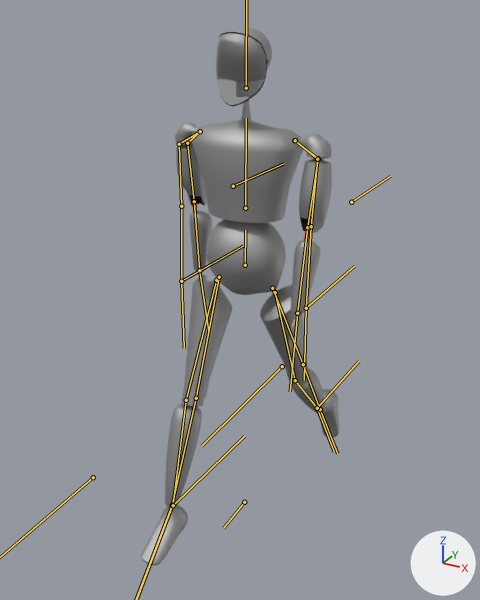
Renders of the glTF model Assets/Android/Android.glb from each side of a commit.
Both versions are drawn from a camera (50 mm lens) standing at (1.002, -1.861, 1.807) and looking at (-0.036, 0.026, 0.863). Lighting does not change. The marker at lower right points along +X, +Y and +Z. Both versions are drawn at frame 19 of the action 'Android-walking'; the numbers are the values there. The bones that bend it are drawn over the model as lines.

The first picture shows 'LOD0.001'.
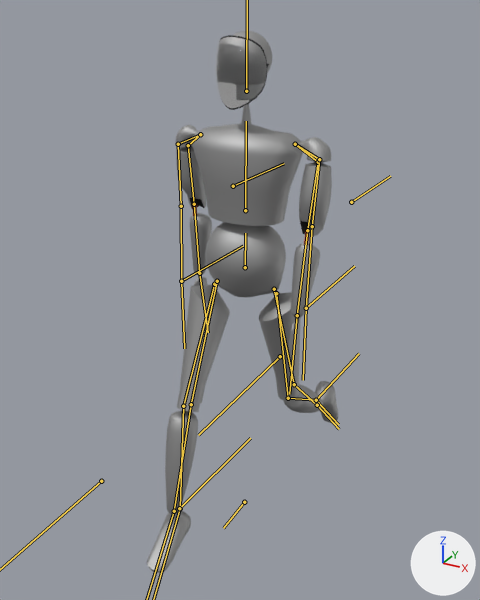
The change, as a list of edits to the scene's bpy script:
```text
Change bone_torso_root:
    where bone_torso_root = bpy.data.objects['android_armature'].pose.bones['torso-root']  # child of 'root'
    bone_torso_root.location: (0.0, 0.0, 0.0) -> (0.0, -0.01, 0.0)
    bone_torso_root.rotation_quaternion: (1.0, 0.0, 0.0, 0.0) -> (0.998, 0.0, 0.07, 0.0)  # degrees (0, 0, 0) -> degrees (0, 8, 0)
Change bone_torso_chest:
    where bone_torso_chest = bpy.data.objects['android_armature'].pose.bones['torso-chest']  # child of 'torso-root'
    bone_torso_chest.rotation_quaternion: (1.0, 0.0, 0.0, 0.0) -> (0.998, 0.0, -0.07, 0.0)  # degrees (0, 0, 0) -> degrees (0, -8, 0)
Change bone_thigh_r:
    where bone_thigh_r = bpy.data.objects['android_armature'].pose.bones['thigh.R']  # child of 'torso-root'
    bone_thigh_r.rotation_quaternion: (0.982, 0.188, 0.011, 0.0) -> (0.973, 0.219, 0.07, -0.003)  # degrees (22, 1, 0) -> degrees (25, 8, 1)
Change bone_shin_r:
    where bone_shin_r = bpy.data.objects['android_armature'].pose.bones['shin.R']  # child of 'thigh.R'
    bone_shin_r.rotation_quaternion: (1.0, 0.0, 0.0, 0.0) -> (0.996, -0.085, 0.0, 0.0)  # degrees (0, 0, 0) -> degrees (-10, 0, 0)
Change bone_thigh_l:
    where bone_thigh_l = bpy.data.objects['android_armature'].pose.bones['thigh.L']  # child of 'torso-root'
    bone_thigh_l.rotation_quaternion: (0.977, -0.212, -0.033, 0.017) -> (0.994, -0.098, 0.03, 0.028)  # degrees (-25, -3, 3) -> degrees (-11, 4, 3)
Change bone_shin_l:
    where bone_shin_l = bpy.data.objects['android_armature'].pose.bones['shin.L']  # child of 'thigh.L'
    bone_shin_l.rotation_quaternion: (0.991, -0.135, 0.0, 0.0) -> (0.93, -0.368, 0.0, 0.0)  # degrees (-16, 0, 0) -> degrees (-43, 0, 0)
```

What differs and where, as boxes (x1, y1, x2, y2) in the pictures (480 x 600 px):
'LOD0.001', posed
    before: (141, 27, 339, 565)
    after: (146, 31, 338, 573)
bone 'torso-root', root to tip
    before: (245, 265) to (245, 230)
    after: (245, 267) to (245, 233)
bone 'torso-chest', root to tip
    before: (245, 208) to (246, 118)
    after: (245, 210) to (246, 121)
bone 'thigh.R', root to tip
    before: (219, 277) to (196, 398)
    after: (217, 281) to (191, 404)
bone 'shin.R', root to tip
    before: (196, 398) to (172, 505)
    after: (191, 404) to (174, 511)
bone 'thigh.L', root to tip
    before: (272, 288) to (303, 364)
    after: (274, 289) to (294, 384)
bone 'shin.L', root to tip
    before: (303, 364) to (320, 409)
    after: (294, 384) to (317, 405)
